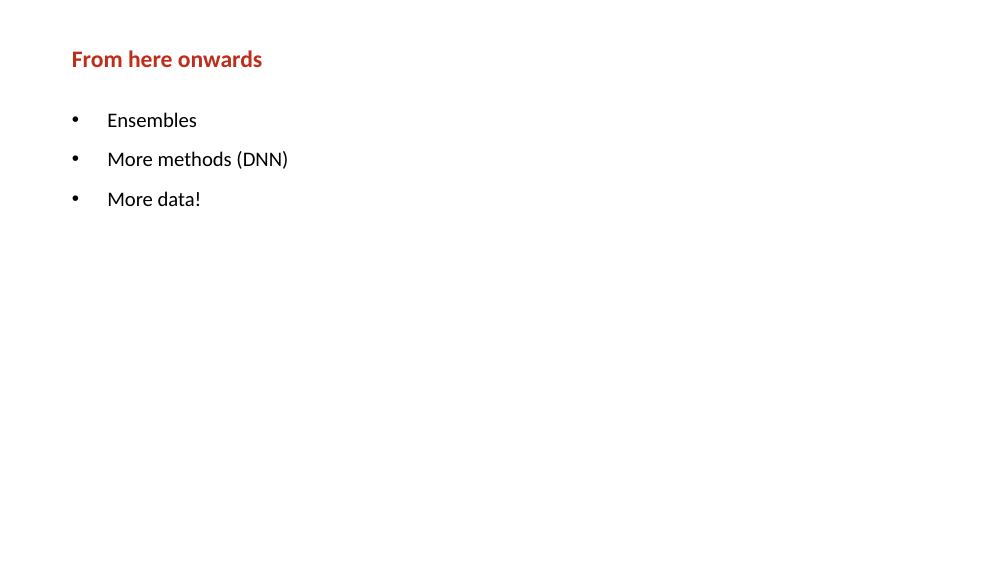
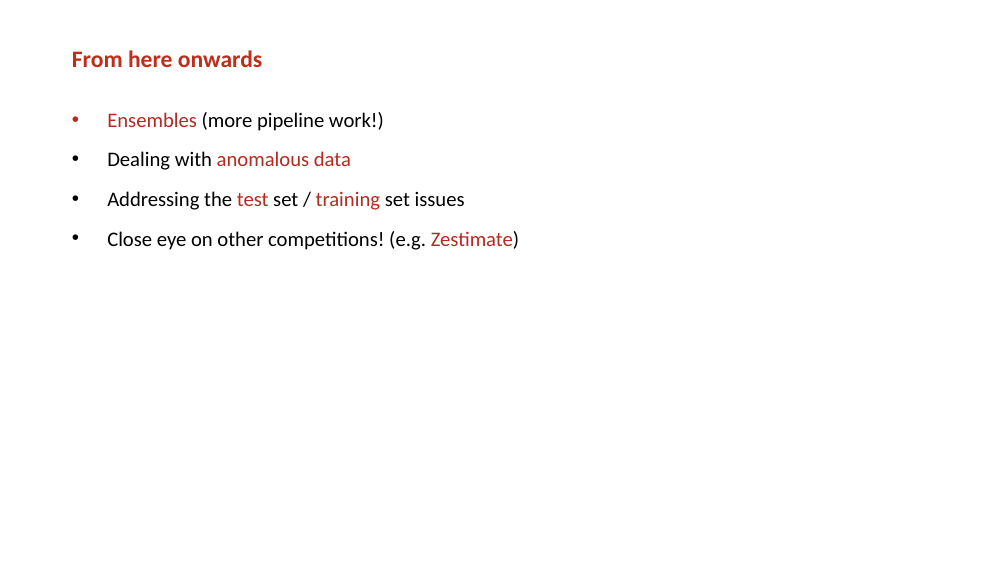
Before and after one commit to mrngm/Classified, a slide deck: slide 6 of Presentatie/Flashtalk 2 (Jeffrey).pptx. Drawn at 1008x567 pixels with LibreOffice and Linux fonts; fonts in the diff are those of the drawing; background and template pictures are left out. Boxes give left, top, right and bottom in pixels: in the first picture for what was removed or moved away, otherwise in the second. Text is boxed around its words. In the diff, an @@ line names an element or a change of style, - is before the commit and + after.

```diff
--- a/Presentatie/Flashtalk 2 (Jeffrey).pptx
+++ b/Presentatie/Flashtalk 2 (Jeffrey).pptx
@@ text at bbox=[107, 112, 519, 250]: text changed @@
-• Ensembles
-• More methods (DNN)
-• More data!
+• Ensembles (more pipeline work!)
+• Dealing with anomalous data
+• Addressing the test set / training set issues
+• Close eye on other competitions! (e.g. Zestimate)
```
Also in this commit, not shown: 4 other slides changed, 1 slide added, 2 slides removed.
